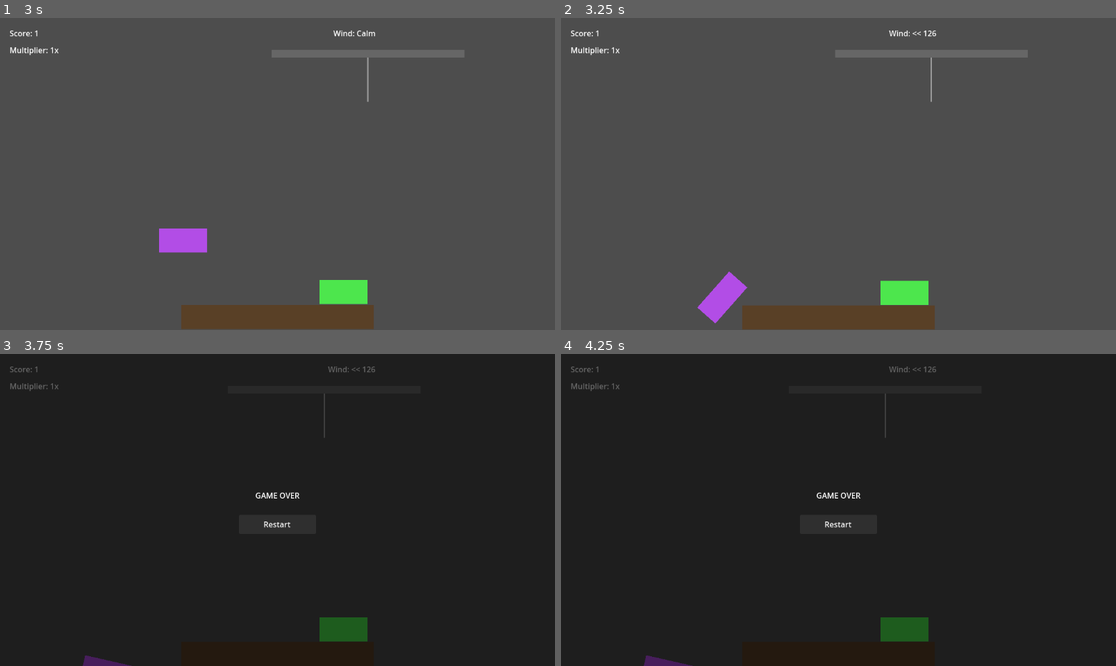
Above: before the commit, frames 1-4 (two rows, left to right).
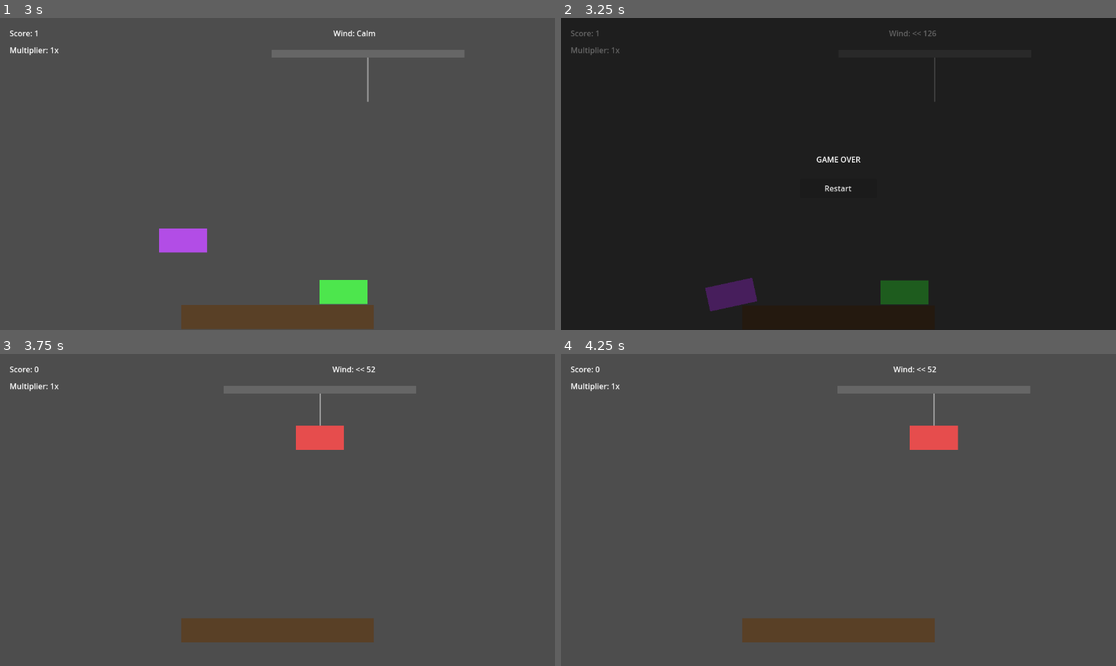
Above: after the commit, the same moments.

Repository: Rajintx/bloxxGame
Game: Godot game, scene res://scenes/Main.tscn
Two runs of this game, one before a commit and one after it. Both use one fixed random seed, a clock stepped at 60 frames per second and the inputs below.
Inputs (mouse positions are in pixels of both pictures, inside the frame that each line leads up to):
- Up to frame 1 (3 s): move the mouse to (399, 158) at 0.52 s; click (399, 158) at 0.67 s; move the mouse to (166, 189) at 1.27 s; click (166, 189) at 1.42 s; move the mouse to (333, 105) at 2.02 s; click (333, 105) at 2.17 s; move the mouse to (249, 236) at 2.77 s; click (249, 236) at 2.92 s
- Up to frame 2 (3.25 s): no input
- Up to frame 3 (3.75 s): click (277, 525) at 3.5 s, where only the run after the commit has a clickable "Restart"
- Up to frame 4 (4.25 s): no input

Frame 1 is identical in both runs. In frame 2, 100% of the frame differs, in the area x 0-100%, y 0-100%; in frame 3, 100%; in frame 4, 100%.

Commit message:
Enforce game over on invalid block collision

Diff:
--- a/scripts/main.gd
+++ b/scripts/main.gd
@@ -186,23 +186,30 @@
 	current_block = new_block
 	block_dropped = false
 
-	current_block.body_entered.connect(_on_block_body_entered)
+	# Use a lambda or bind to ensure we know which block triggered the collision
+	current_block.body_entered.connect(_on_block_body_entered.bind(current_block))
 	var notifier = current_block.get_node("VisibleOnScreenNotifier2D")
 	notifier.screen_exited.connect(_on_block_screen_exited)
 
-func _on_block_body_entered(body: Node) -> void:
+func _on_block_body_entered(body: Node, block: RigidBody2D) -> void:
 	if is_game_over or is_paused:
 		return
-	if not is_instance_valid(current_block):
-		return
-	if not block_dropped:
+	# Only process if this is the active dropped block
+	if block != current_block or not block_dropped:
 		return
 
 	# Strict stacking: must touch the last landed node
 	if body == last_landed_node:
-		_score_block(current_block)
+		_score_block(block)
+	else:
+		# Touched something else (ground, wrong block, etc.)
+		_game_over()
 
 func _score_block(block: RigidBody2D) -> void:
+	# Disconnect collision signal once scored
+	if block.body_entered.is_connected(_on_block_body_entered.bind(block)):
+		block.body_entered.disconnect(_on_block_body_entered.bind(block))
+
 	block_dropped = false
 	current_block = null
 
